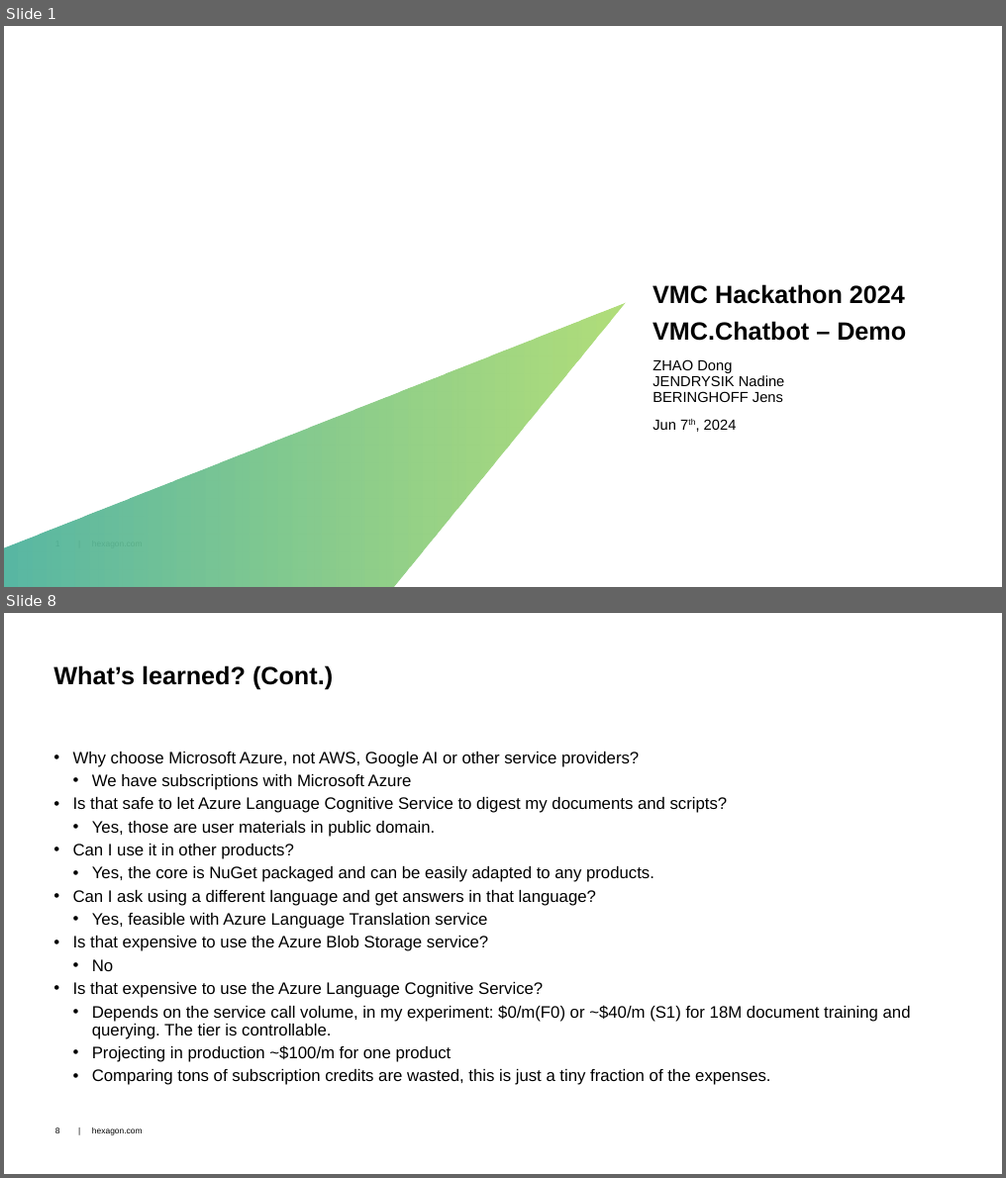
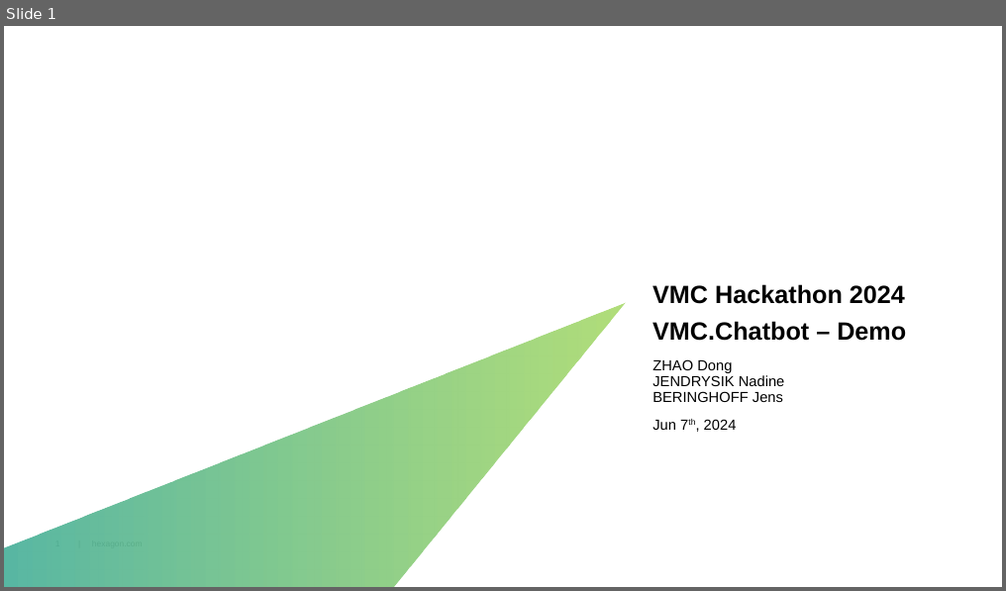
Before and after one commit to dongzgh/protos-vmccopilot, a slide deck: docs/VMC Hackathon 2024 - VMC.Chatbot - Demo.pptx. Shown one above the other, each under a label of ours: slides 1 and 8 before the commit, slide 1 after it; the slides between them are not shown. The pictures are 1006x1178 and 1006x591 pixels, drawn with LibreOffice and Linux fonts; fonts in the diff are those of the drawing; background and template pictures are left out. Boxes give left, top, right and bottom in pixels: in the first picture for what was removed or moved away, otherwise in the second. Text is boxed around its words. In the diff, an @@ line names an element or a change of style, - is before the commit and + after.

Commit message:
updated documents

```diff
--- a/docs/VMC Hackathon 2024 - VMC.Chatbot - Demo.pptx
+++ b/docs/VMC Hackathon 2024 - VMC.Chatbot - Demo.pptx
@@ slide 8 removed at [4,613,1002,1174], background #FFFFFF; not listed: 2 template elements that a slide beside it also shows @@
@@ title removed at [54,665,333,689] @@
-What’s learned? (Cont.)
@@ text removed at [73,752,911,1085] @@
-• Why choose Microsoft Azure, not AWS, Google AI or other service providers?
-  • We have subscriptions with Microsoft Azure
-• Is that safe to let Azure Language Cognitive Service to digest my documents and scripts?
-  • Yes, those are user materials in public domain.
-• Can I use it in other products?
-  • Yes, the core is NuGet packaged and can be easily adapted to any products.
-• Can I ask using a different language and get answers in that language?
-  • Yes, feasible with Azure Language Translation service
-• Is that expensive to use the Azure Blob Storage service?
-  • No
-• Is that expensive to use the Azure Language Cognitive Service?
-  • Depends on the service call volume, in my experiment: $0/m(F0) or ~$40/m (S1) for 18M document training and querying. The tier is controllable.
-  • Projecting in production ~$100/m for one product
-  • Comparing tons of subscription credits are wasted, this is just a tiny fraction of the expenses.
```
Also in this commit, not shown: 7 slides changed, 1 slide added, 1 other slide removed, 1 other file.
